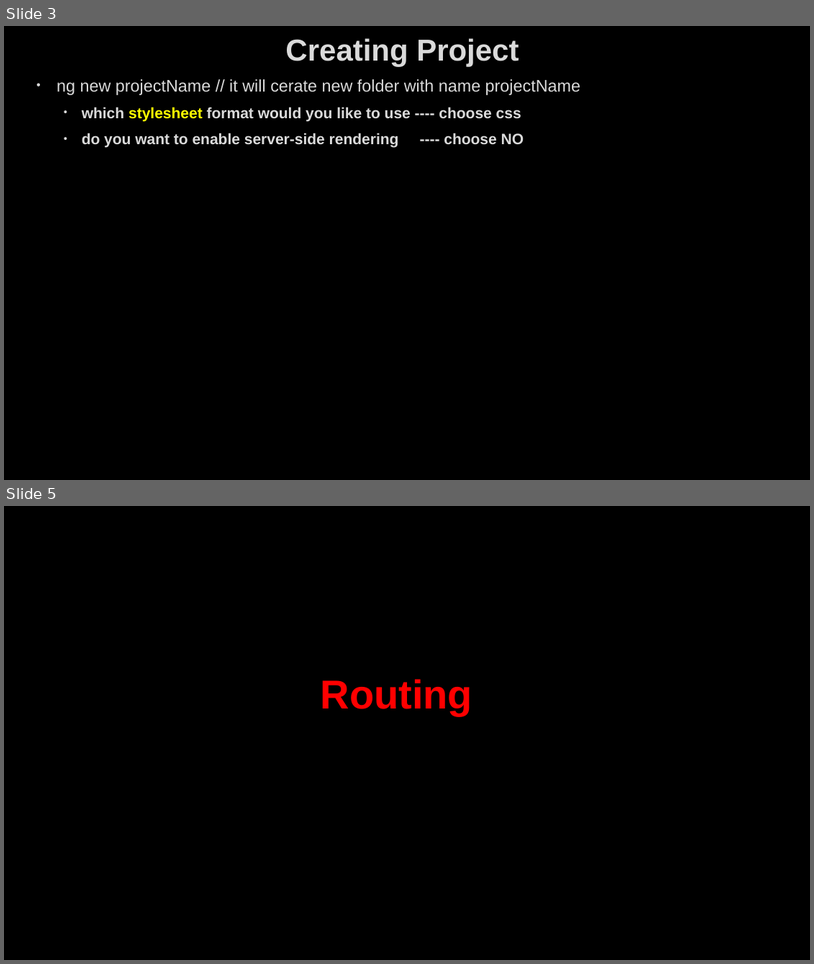
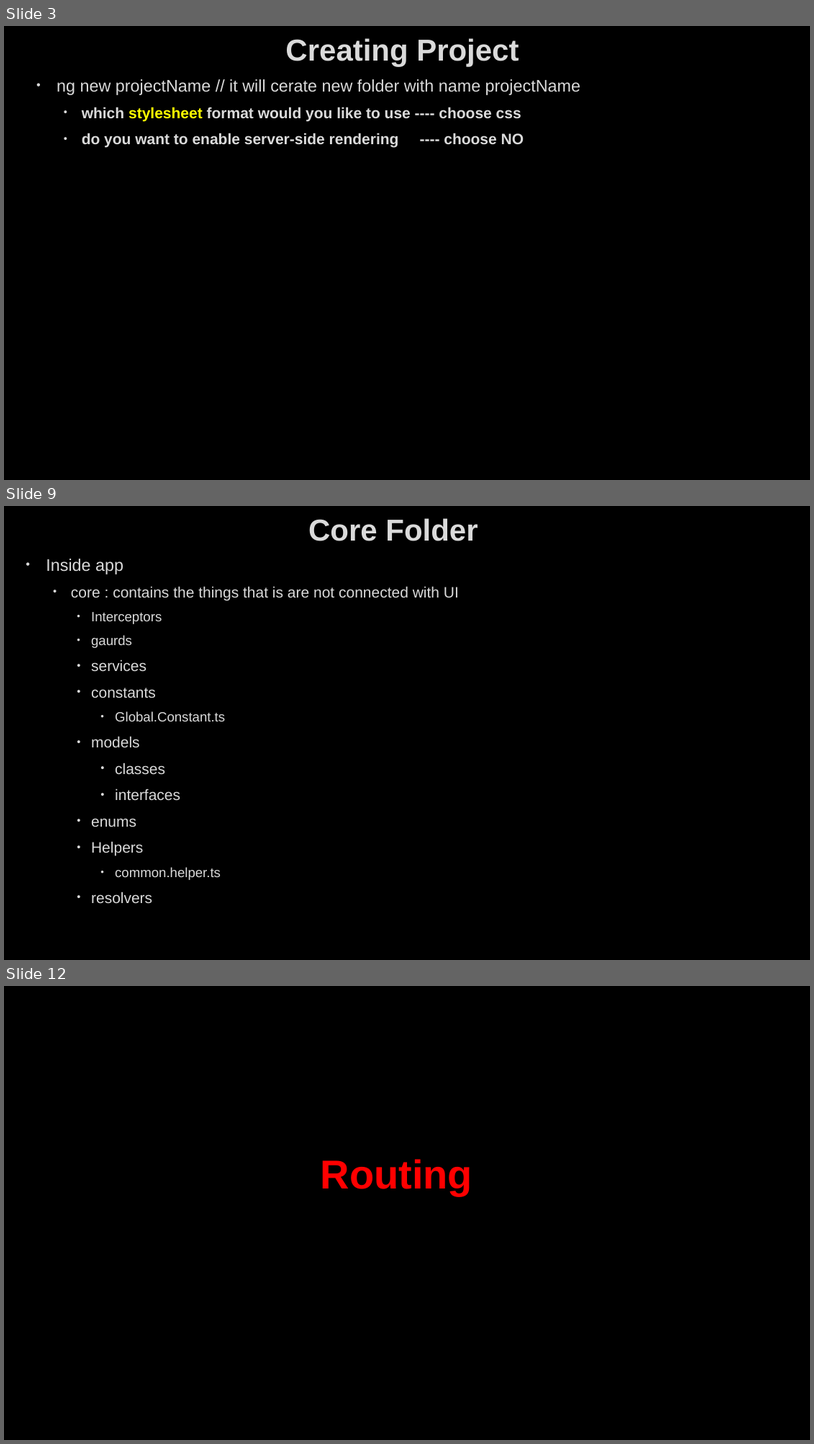
Before and after one commit to AhmedMohamedSamir1/Summary, a slide deck: Angular & type script/Angular.pptx. Shown one above the other, each under a label of ours: slides 3 and 5 before the commit, slides 3, 9 and 12 after it; the slides between them are not shown. The pictures are 814x964 and 814x1444 pixels, drawn with LibreOffice and Linux fonts; fonts in the diff are those of the drawing; background and template pictures are left out. Boxes give left, top, right and bottom in pixels: in the first picture for what was removed or moved away, otherwise in the second. Text is boxed around its words. In the diff, an @@ line names an element or a change of style, - is before the commit and + after.

```diff
--- a/Angular & type script/Angular.pptx
+++ b/Angular & type script/Angular.pptx
@@ slide 9 added at [4,506,810,960], background picture (left out) @@
@@ title added at [309,518,478,541], 36 pt, text #DADADA, bold @@
+Core Folder
@@ text added at [46,559,459,903], 18 pt, text #DADADA @@
+• Inside app
+  • core : contains the things that is are not connected with UI
+    • Interceptors
+    • gaurds
+    • services
+    • constants
+      • Global.Constant.ts
+    • models
+      • classes
+      • interfaces
+    • enums
+    • Helpers
+      • common.helper.ts
+    • resolvers
@@ what was slide 5 is now slide 12 @@
```
Also in this commit, not shown: 4 slides changed, 8 other slides added, 5 other files.
